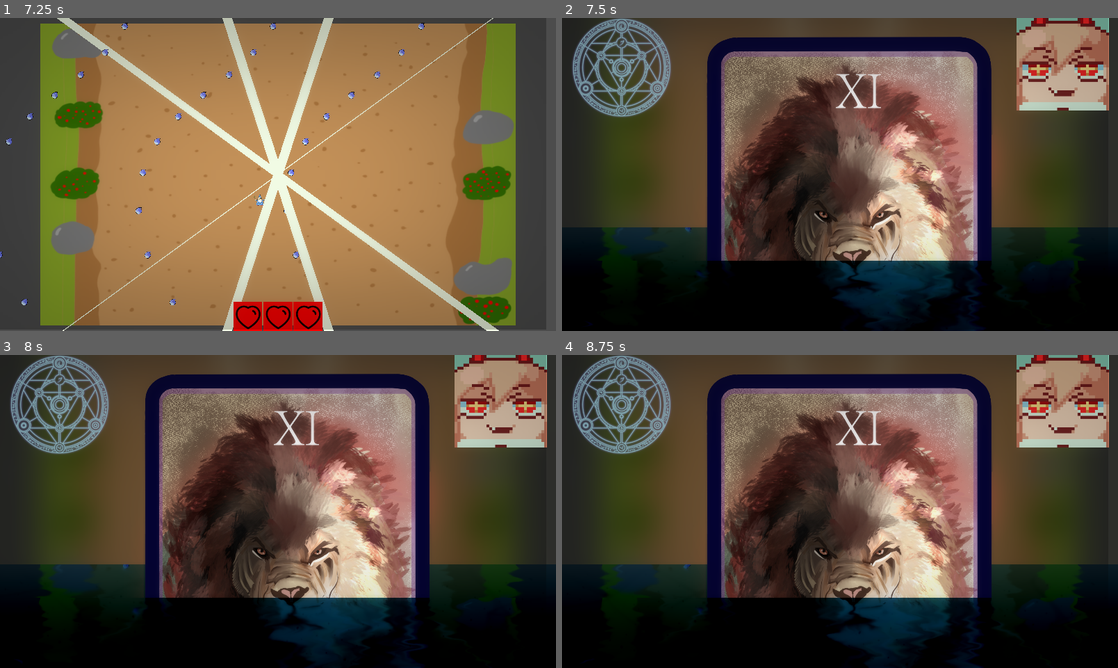
Above: before the commit, frames 1-4 (two rows, left to right).
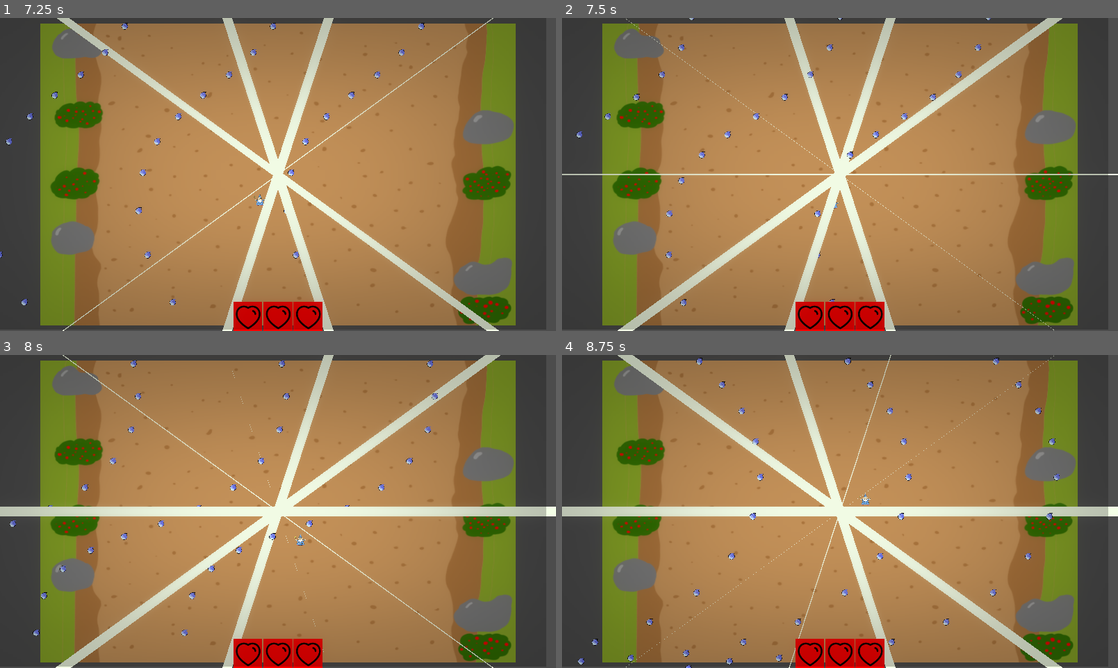
Above: after the commit, the same moments.

Repository: Soiiz/Heart-Of-Cards-Jam
Game: Godot game, scene res://scenes/Main.tscn
Two runs of this game, one before a commit and one after it. Both use one fixed random seed, a clock stepped at 60 frames per second and the inputs below.
Inputs (mouse positions are in pixels of both pictures, inside the frame that each line leads up to):
- Up to frame 1 (7.25 s): click (177, 174) at 0.5 s; click (272, 174) at 1.27 s; move the mouse to (400, 158) at 2.02 s; press the mouse at (400, 158) at 2.03 s; hold D (right) 2.03-2.78 s; move the mouse to (166, 190) at 2.77 s; release the mouse at (166, 190) at 2.78 s; hold S (down) 2.78-3.53 s; click (166, 190) at 2.85 s; move the mouse to (333, 105) at 3.52 s; press the mouse at (333, 105) at 3.53 s; hold D (right) 3.53-4.28 s; move the mouse to (250, 237) at 4.27 s; release the mouse at (250, 237) at 4.28 s; hold W (up) 4.28-5.03 s; click (250, 237) at 4.35 s; move the mouse to (444, 221) at 5.02 s; press the mouse at (444, 221) at 5.03 s; hold A (left) 5.03-6.53 s; move the mouse to (111, 127) at 5.77 s; release the mouse at (111, 127) at 5.78 s; click (111, 127) at 5.85 s; move the mouse to (305, 174) at 6.52 s; press the mouse at (305, 174) at 6.53 s; hold S (down) from 6.53 s (still down)
- Up to frame 2 (7.5 s): move the mouse to (756, 96) at 7.27 s; release S (down) at 7.28 s; release the mouse at (756, 96) at 7.28 s; hold D (right) from 7.28 s (still down); click (756, 96) at 7.35 s
- Up to frame 3 (8 s): keep holding D (right)
- Up to frame 4 (8.75 s): move the mouse to (962, 495) at 8.02 s; release D (right) at 8.03 s; press the mouse at (962, 495) at 8.03 s; hold W (up) from 8.03 s (still down)

Frame 1 is identical in both runs. In frame 2, 97% of the frame differs, in the area x 0-100%, y 0-100%; in frame 3, 97%; in frame 4, 97%.

Commit message:
finish devil card

Diff:
--- a/cards/c_devil/c_devil.gd
+++ b/cards/c_devil/c_devil.gd
@@ -1,14 +1,35 @@
 extends "res://cards/Card.gd"
 
 var player = console.get_player()
-var spawn_point
-export var radius = 150
 export var last_time = 10
+export(PackedScene) var circle_scene
+var circle_time = 0
+onready var spawn_array = console.get_devil_spawn().get_children()
 
 func _process(delta):
-	pass
+	if (active):
+		if (round_lifetime >= round_duration):
+			deactivate()
+		else:
+			if !(get_tree().paused):
+				circle_time += delta
+				if circle_time >= last_time:
+					circle_time = 0
+					for i in range(0,2):
+						var spawn_point = spawn_array[(randi() % spawn_array.size())]
+						spawn_circle(spawn_point.position)
 
+func spawn_circle(pos):
+	var circle = circle_scene.instance()
+	circle.init(pos)
+	console.get_center().add_child(circle)
 
 func _pressed():
 	print("this is the devil!")
 	._pressed()
+
+func activate():
+	.activate()
+	for i in range(0,2):
+		var spawn_point = spawn_array[(randi() % spawn_array.size())]
+		spawn_circle(spawn_point.position)
--- a/cards/c_devil/c_devil.tscn
+++ b/cards/c_devil/c_devil.tscn
@@ -1,8 +1,9 @@
-[gd_scene load_steps=4 format=2]
+[gd_scene load_steps=5 format=2]
 
 [ext_resource path="res://cards/c_devil/damagecircle.png" type="Texture" id=1]
 [ext_resource path="res://cards/Card.tscn" type="PackedScene" id=2]
 [ext_resource path="res://cards/c_devil/c_devil.gd" type="Script" id=3]
+[ext_resource path="res://cards/c_devil/c_devil_circle.tscn" type="PackedScene" id=4]
 
 [node name="TextureButton" instance=ExtResource( 2 )]
 texture_normal = ExtResource( 1 )
@@ -11,5 +12,6 @@
 texture_disabled = ExtResource( 1 )
 texture_focused = ExtResource( 1 )
 script = ExtResource( 3 )
-radius = 150
+round_duration = 1
 last_time = 10
+circle_scene = ExtResource( 4 )
--- /dev/null
+++ b/cards/c_devil/c_devil_circle.gd
@@ -0,0 +1,34 @@
+extends Area2D
+var console = Global.console
+
+var player = console.get_player()
+var inside = false
+var inside_time = 0
+var lifetime = 0
+var lifetime_max = 10
+export var damage_time = 1
+
+# Called every frame. 'delta' is the elapsed time since the previous frame.
+func _process(delta):
+	lifetime += delta
+	if lifetime >= lifetime_max:
+		queue_free()
+	if (inside == true):
+		inside_time += delta
+	else:
+		inside_time = 0
+	if inside_time >= damage_time:
+		player.take_damage(1)
+		inside_time = 0
+
+func _on_Area2D_body_entered(body):
+	if body.is_in_group("player"):
+		body.take_damage(1)
+		inside = true
+
+func _on_Area2D_body_exited(body):
+	if body.is_in_group("player"):
+		inside = false
+
+func init(pos):
+	position = pos
--- /dev/null
+++ b/cards/c_devil/c_devil_circle.tscn
@@ -0,0 +1,19 @@
+[gd_scene load_steps=4 format=2]
+
+[ext_resource path="res://cards/c_devil/damagecircle.png" type="Texture" id=1]
+[ext_resource path="res://cards/c_devil/c_devil_circle.gd" type="Script" id=2]
+
+[sub_resource type="CircleShape2D" id=1]
+radius = 159.003
+
+[node name="Area2D" type="Area2D"]
+script = ExtResource( 2 )
+
+[node name="Sprite" type="Sprite" parent="."]
+texture = ExtResource( 1 )
+
+[node name="CollisionShape2D" type="CollisionShape2D" parent="."]
+shape = SubResource( 1 )
+
+[connection signal="body_entered" from="." to="." method="_on_Area2D_body_entered"]
+[connection signal="body_exited" from="." to="." method="_on_Area2D_body_exited"]
--- a/cards/c_priestess/c_priestess.gd
+++ b/cards/c_priestess/c_priestess.gd
@@ -2,8 +2,9 @@
 
 var player = console.get_player()
 
-func _ready():
-	._ready()
+
+func activate():
+	player.gain_hp(1)
 
 
 func _pressed():
--- a/scenes/Main.tscn
+++ b/scenes/Main.tscn
@@ -122,6 +122,26 @@
 [node name="Node2D3" type="Node2D" parent="Node2D/Upper_Spawns"]
 position = Vector2( 512, -544 )
 
+[node name="devil_spawn" type="Node" parent="Node2D"]
+
+[node name="Node2D3" type="Node2D" parent="Node2D/devil_spawn"]
+position = Vector2( -201, 296 )
+
+[node name="Node2D2" type="Node2D" parent="Node2D/devil_spawn"]
+position = Vector2( -78, 44 )
+
+[node name="Node2D" type="Node2D" parent="Node2D/devil_spawn"]
+position = Vector2( 232, 221 )
+
+[node name="Node2D4" type="Node2D" parent="Node2D/devil_spawn"]
+position = Vector2( 332, -119 )
+
+[node name="Node2D5" type="Node2D" parent="Node2D/devil_spawn"]
+position = Vector2( -451, -214 )
+
+[node name="Node2D6" type="Node2D" parent="Node2D/devil_spawn"]
+position = Vector2( -555, 115 )
+
 [node name="CanvasLayer" type="CanvasLayer" parent="."]
 
 [node name="Control" type="Control" parent="CanvasLayer"]
--- a/scripts/Console.gd
+++ b/scripts/Console.gd
@@ -2,7 +2,7 @@
 
 # use for scene dependent logics
 var ticks = 0
-var round_timer = 6
+var round_timer = 10
 signal round_ended
 signal round_started
 
@@ -47,3 +47,6 @@
 
 func get_player():
 	return get_node("../Node2D/Player")
+
+func get_devil_spawn():
+	return get_node("../Node2D/devil_spawn")
